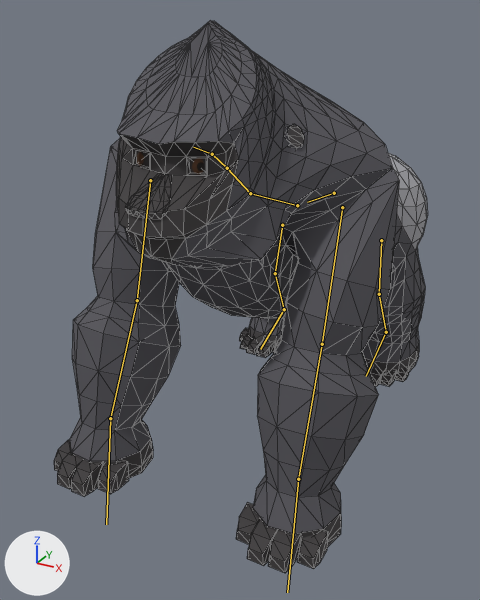
A saved change to the glTF model creatures/experiments/boxmodel/abc/t7x/zoo/gorilla/stage4/gorilla.glb.
Both versions are drawn from a camera (50 mm lens) standing at (1.04, -2.25, 1.56) and looking at (-0.08, -0.21, 0.54). Lighting does not change. The marker at lower left points along +X, +Y and +Z. The picture after the commit comes second. Both versions are drawn at frame 2 of the action 'attack'; the numbers are the values there. The bones that bend it are drawn over the model as lines. Mesh edges are drawn as thin lines on the coarser meshes.

Names of what the first picture shows: 'body', 'piece_ear_L', 'piece_fingers_L', 'piece_fingers_R', 'piece_nose' and 3 more.
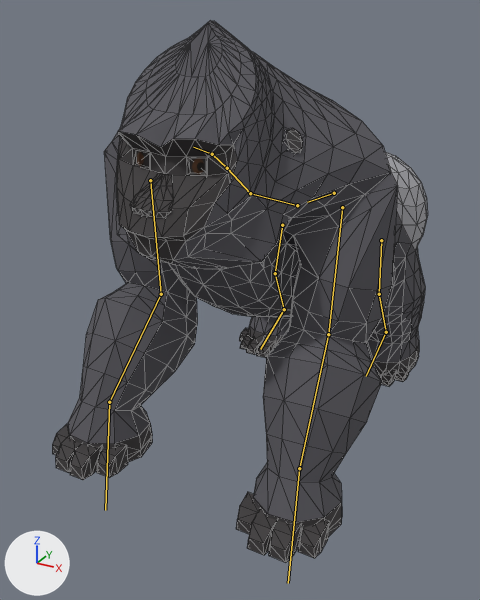
The change in detail:
Bone 'upperarm.L' (bone_upperarm_l) turns from (0, 0, 0) to (-13, 0, -2) degrees about its own x, y and z.
Bone 'forearm.L' (bone_forearm_l) turns from (0, 0, 0) to (27, -1, 4) degrees about its own x, y and z.
Bone 'hand.L' (bone_hand_l) turns from (0, 0, 0) to (-14, 0, -2) degrees about its own x, y and z.
Bone 'upperarm.R' (bone_upperarm_r) turns from (2, 0, 0) to (-15, 0, 3) degrees about its own x, y and z.
Bone 'forearm.R' (bone_forearm_r) turns from (1, 0, 0) to (37, 2, -5) degrees about its own x, y and z.
Bone 'hand.R' (bone_hand_r) turns from (0, 0, 0) to (-19, 0, 3) degrees about its own x, y and z.

Location of each change, [x1, y1, x2, y2] in pixels of the pictures (480 x 600 px):
'body', posed: before [70, 20, 427, 548]; after [68, 20, 427, 542]
'piece_fingers_L', posed: before [236, 502, 328, 573]; after [236, 492, 329, 562]
'piece_fingers_R', posed: before [54, 440, 129, 496]; after [52, 424, 128, 480]
'piece_ear_L', posed (7% taller): before [285, 124, 304, 150]; after [284, 127, 303, 155]
bone 'upperarm.L', root to tip: before (342, 207) to (322, 344); after (342, 207) to (328, 334)
bone 'forearm.L', root to tip: before (322, 344) to (298, 479); after (328, 334) to (299, 468)
bone 'hand.L', root to tip: before (298, 479) to (287, 592); after (299, 468) to (288, 583)
bone 'upperarm.R', root to tip: before (150, 180) to (137, 300); after (150, 180) to (161, 294)
bone 'forearm.R', root to tip: before (137, 300) to (110, 418); after (161, 294) to (109, 402)
bone 'hand.R', root to tip: before (110, 418) to (106, 524); after (109, 402) to (105, 510)
